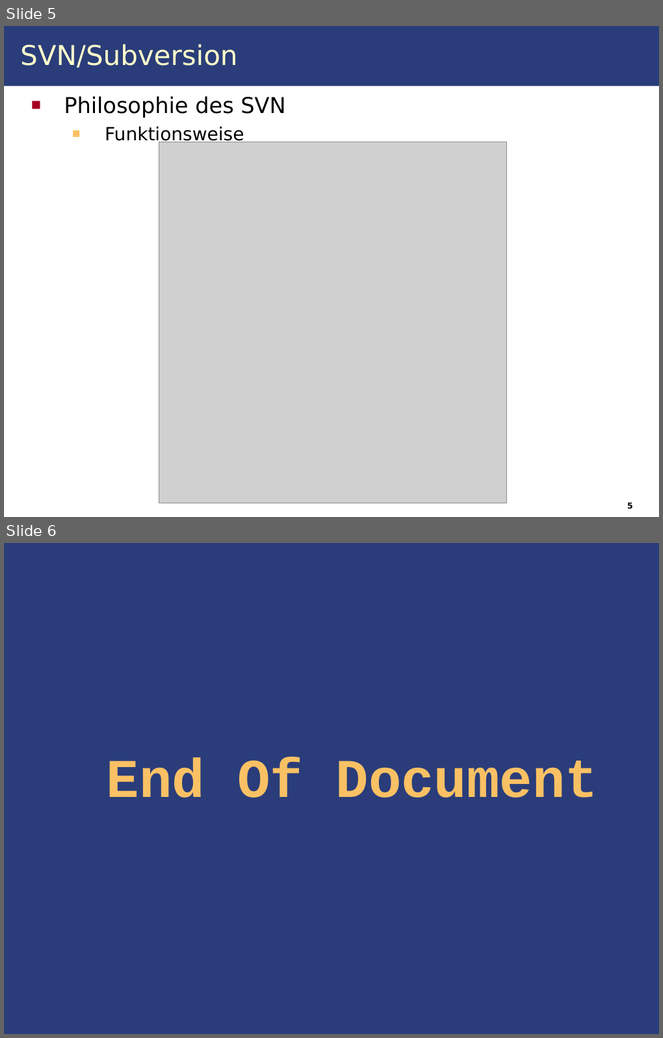
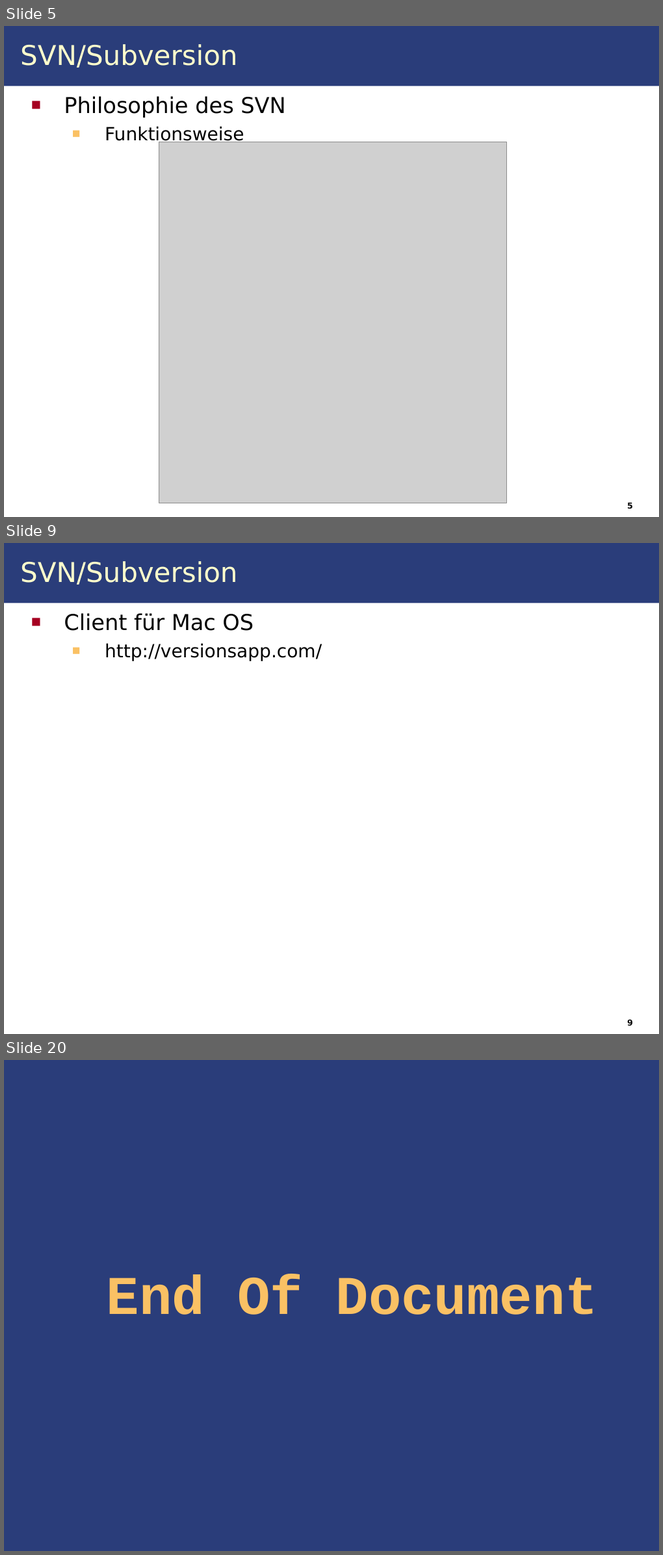
Before and after one commit to IAAS/decidr, a slide deck: seminars/at/Seminar.odp. Shown one above the other, each under a label of ours: slides 5 and 6 before the commit, slides 5, 9 and 20 after it; the slides between them are not shown. The pictures are 663x1038 and 663x1555 pixels, drawn with LibreOffice and Linux fonts; fonts in the diff are those of the drawing; grey boxes stand for pictures; background and template pictures are left out. Boxes give left, top, right and bottom in pixels: in the first picture for what was removed or moved away, otherwise in the second. Text is boxed around its words. In the diff, an @@ line names an element or a change of style, - is before the commit and + after.

```diff
--- a/seminars/at/Seminar.odp
+++ b/seminars/at/Seminar.odp
@@ slide 9 added at bbox=[4, 543, 659, 1034], background picture (left out); not listed: 1 template element that a slide beside it also shows @@
@@ title added at bbox=[20, 561, 237, 585], 30 pt, text #FFFFCC @@
+SVN/Subversion
@@ text added at bbox=[64, 613, 322, 661], 20 pt, text #000000 @@
+■ Client für Mac OS
+  ■ http://versionsapp.com/
@@ page number added at bbox=[627, 1019, 633, 1026], 9 pt, text #000000, bold @@
+9
@@ what was slide 6 is now slide 20 @@
```
Also in this commit, not shown: 1 slide changed, 13 other slides added, 9 other files.
